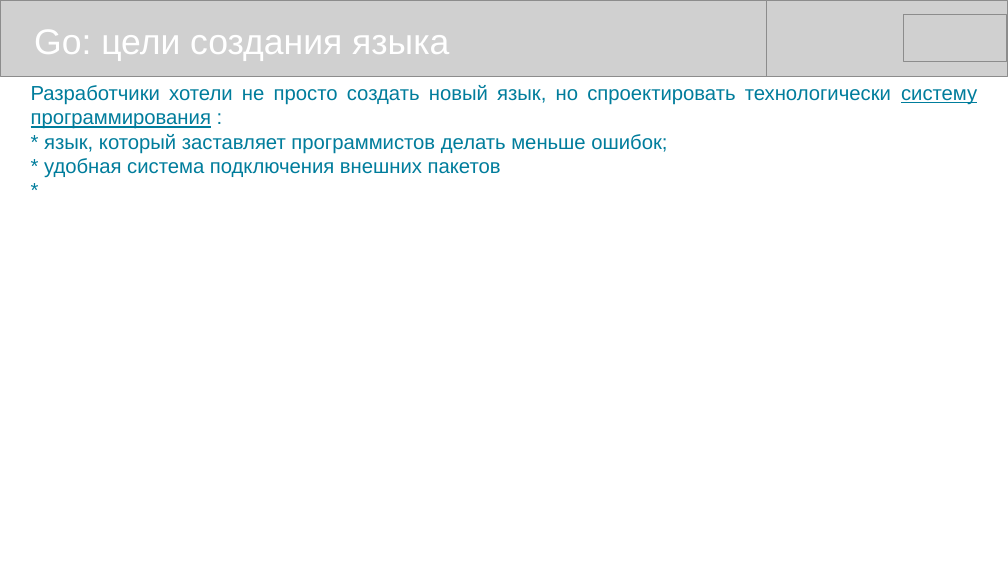
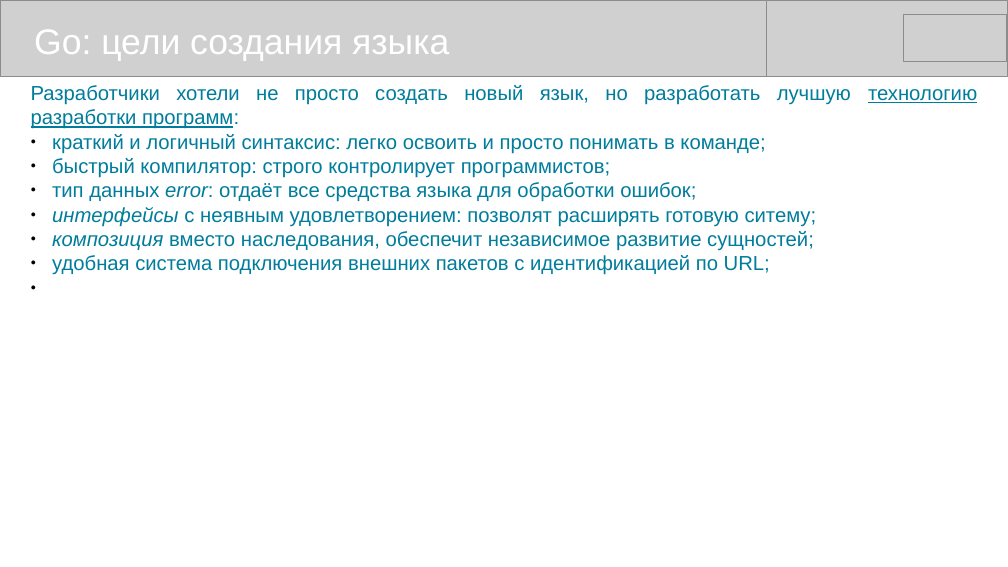
Before and after one commit to mike-shock/Go_language, a slide deck: slide 5 of Go_Review.odp. Drawn at 1008x567 pixels with LibreOffice and Linux fonts; fonts in the diff are those of the drawing; grey boxes stand for pictures. Boxes give left, top, right and bottom in pixels: in the first picture for what was removed or moved away, otherwise in the second. Text is boxed around its words. In the diff, an @@ line names an element or a change of style, - is before the commit and + after.

```diff
--- a/Go_Review.odp
+++ b/Go_Review.odp
@@ text at bbox=[31, 85, 977, 275]: text changed @@
-Разработчики хотели не просто создать новый язык, но спроектировать технологически систему программирования :
-* язык, который заставляет программистов делать меньше ошибок;
-* удобная система подключения внешних пакетов
-*
+Разработчики хотели не просто создать новый язык, но разработать лучшую технологию разработки программ:
+● краткий и логичный синтаксис: легко освоить и просто понимать в команде;
+● быстрый компилятор: строго контролирует программистов;
+● тип данных error: отдаёт все средства языка для обработки ошибок;
+● интерфейсы с неявным удовлетворением: позволят расширять готовую ситему;
+● композиция вместо наследования, обеспечит независимое развитие сущностей;
+● удобная система подключения внешних пакетов с идентификацией по URL;
```
Also in this commit, not shown: 4 other slides changed, 2 slides added.
